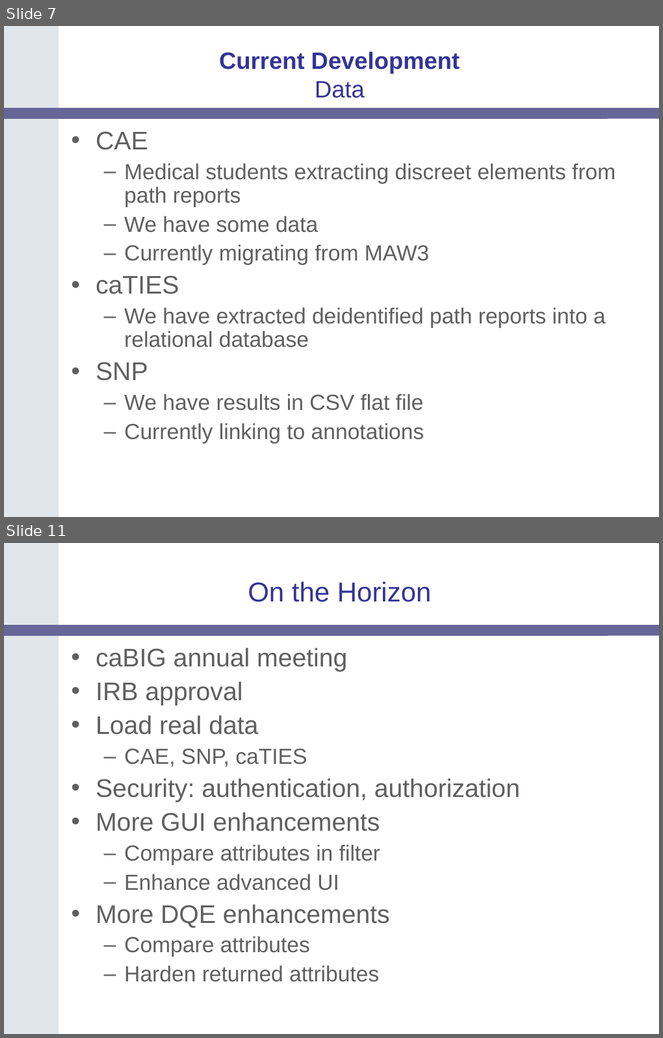
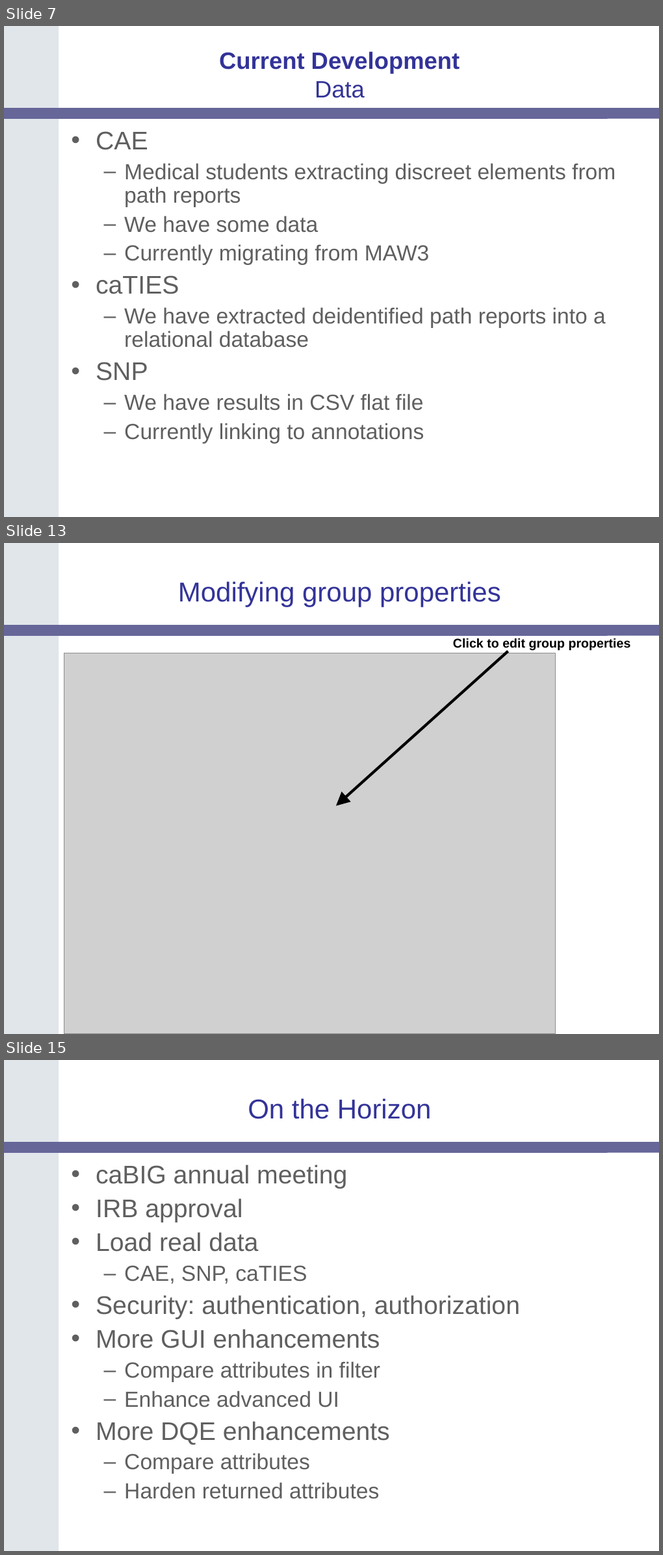
Before and after one commit to NCIP/catrip, a slide deck: catrip/documentation/presentations/translational_sig_2006_11_14/catrip_translational_sig_2007_01_09.ppt. Shown one above the other, each under a label of ours: slides 7 and 11 before the commit, slides 7, 13 and 15 after it; the slides between them are not shown. The pictures are 663x1038 and 663x1555 pixels, drawn with LibreOffice and Linux fonts; fonts in the diff are those of the drawing; grey boxes stand for pictures; background and template pictures are left out. Boxes give left, top, right and bottom in pixels: in the first picture for what was removed or moved away, otherwise in the second. Text is boxed around its words. In the diff, an @@ line names an element or a change of style, - is before the commit and + after.

Commit message:
added screenshots
SVN-Revision: 1352

```diff
--- a/catrip/documentation/presentations/translational_sig_2006_11_14/catrip_translational_sig_2007_01_09.ppt
+++ b/catrip/documentation/presentations/translational_sig_2006_11_14/catrip_translational_sig_2007_01_09.ppt
@@ slide 13 added at (4, 543, 659, 1034), background #FFFFFF; not listed: 2 template elements that a slide beside it also shows @@
@@ title added at (178, 581, 501, 607), 30 pt, text #333399 @@
+Modifying group properties
@@ text added at (453, 638, 631, 651), 14 pt, text #000000, bold @@
+Click to edit group properties
@@ picture added at (64, 653, 556, 1034) @@
@@ arrow added from (508, 651) to (336, 806), #000000 3 pt @@
@@ what was slide 11 is now slide 15 @@
```
Also in this commit, not shown: 6 other slides added, 3 slides removed.
